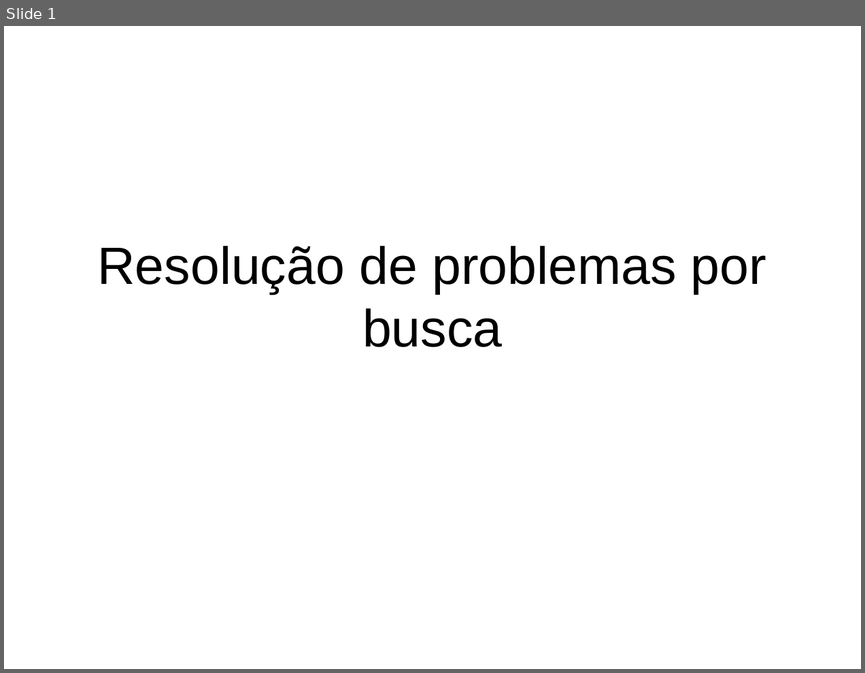
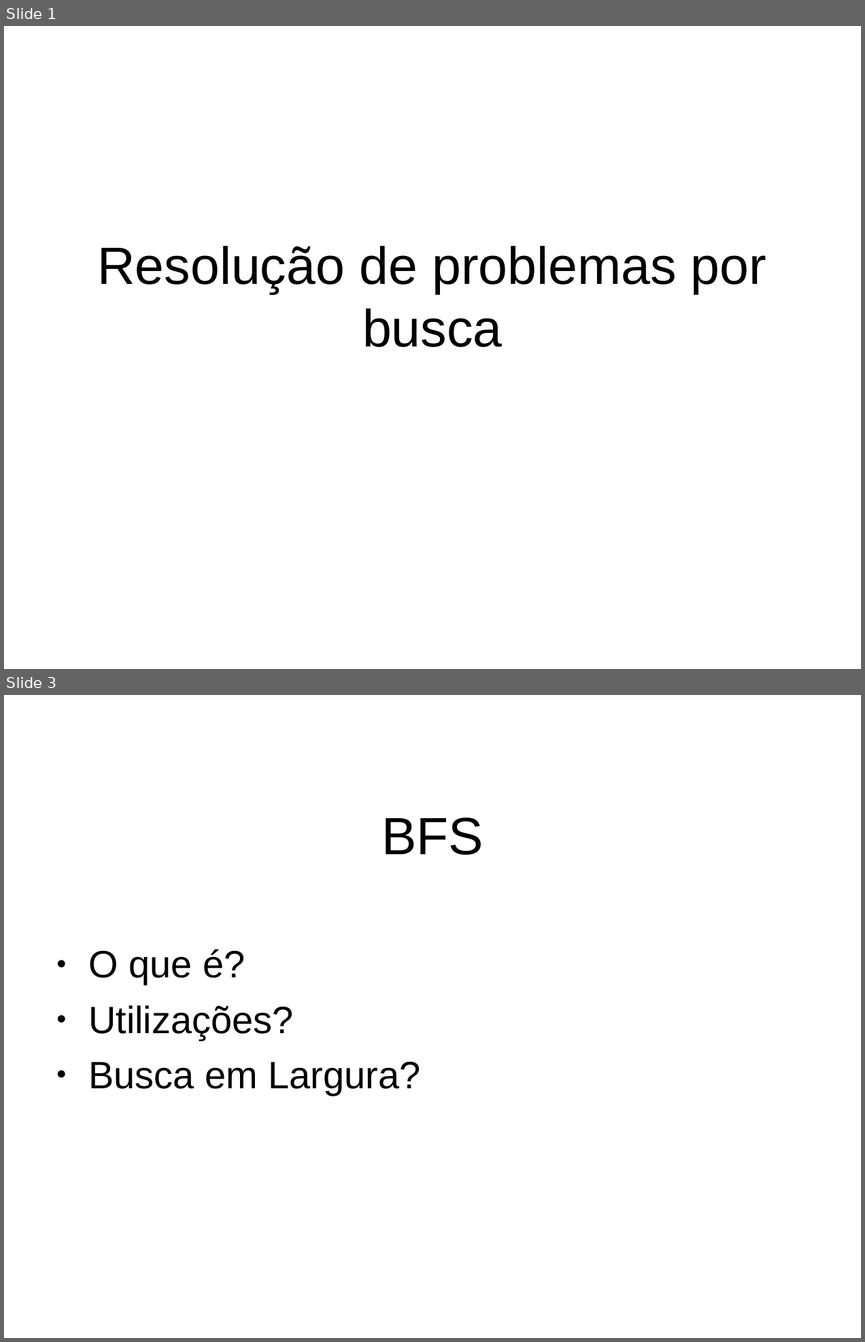
Before and after one commit to RafaelQuirino/SearchingProblems, a slide deck: slides.odp. Shown one above the other, each under a label of ours: slide 1 before the commit, slides 1 and 3 after it; the slides between them are not shown. The pictures are 865x673 and 865x1342 pixels, drawn with LibreOffice and Linux fonts; fonts in the diff are those of the drawing; background and template pictures are left out. Boxes give left, top, right and bottom in pixels: in the first picture for what was removed or moved away, otherwise in the second. Text is boxed around its words. In the diff, an @@ line names an element or a change of style, - is before the commit and + after.

```diff
--- a/slides.odp
+++ b/slides.odp
@@ slide 3 added at box(4, 695, 861, 1338), background picture (left out) @@
@@ title added at box(381, 817, 483, 855), 44 pt, text #000000 @@
+BFS
@@ text added at box(88, 949, 421, 1096), 32 pt, text #000000 @@
+● O que é?
+● Utilizações?
+● Busca em Largura?
```
Also in this commit, not shown: 7 other slides added.
